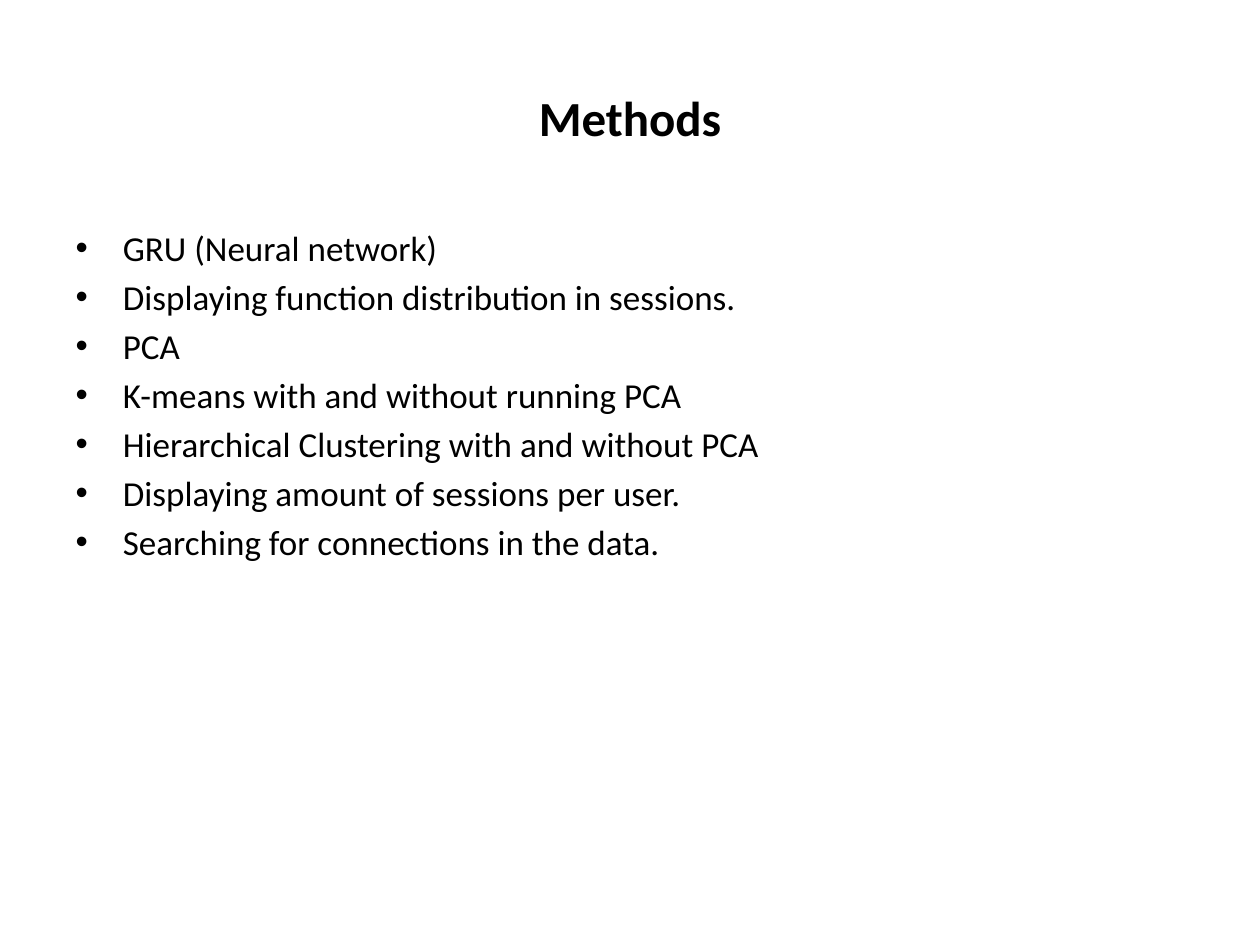
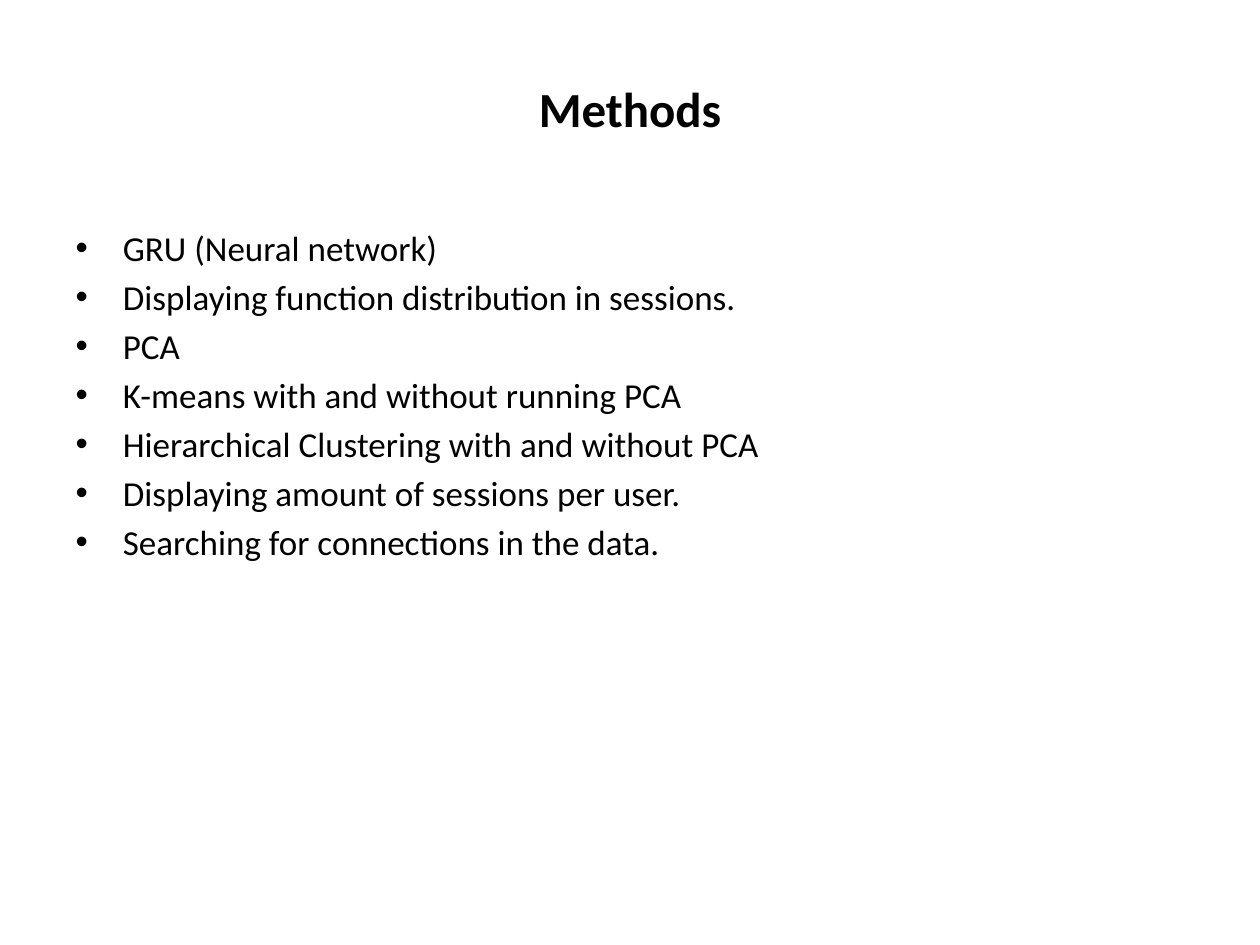
Before and after one commit to royee17/DS_Workshop, a slide deck: slide 1 of Methods.pptx. Drawn at 1260x945 pixels with LibreOffice and Linux fonts; fonts in the diff are those of the drawing. Boxes give left, top, right and bottom in pixels: in the first picture for what was removed or moved away, otherwise in the second. Text is boxed around its words. In the diff, an @@ line names an element or a change of style, - is before the commit and + after.

```diff
--- a/Methods.pptx
+++ b/Methods.pptx
@@ title "Methods": place and size @@
-title "Methods" at [539, 101, 721, 137]
+title "Methods" at [539, 92, 721, 128]
```
Also in this commit, not shown: 3 other slides changed, 18 other files.
